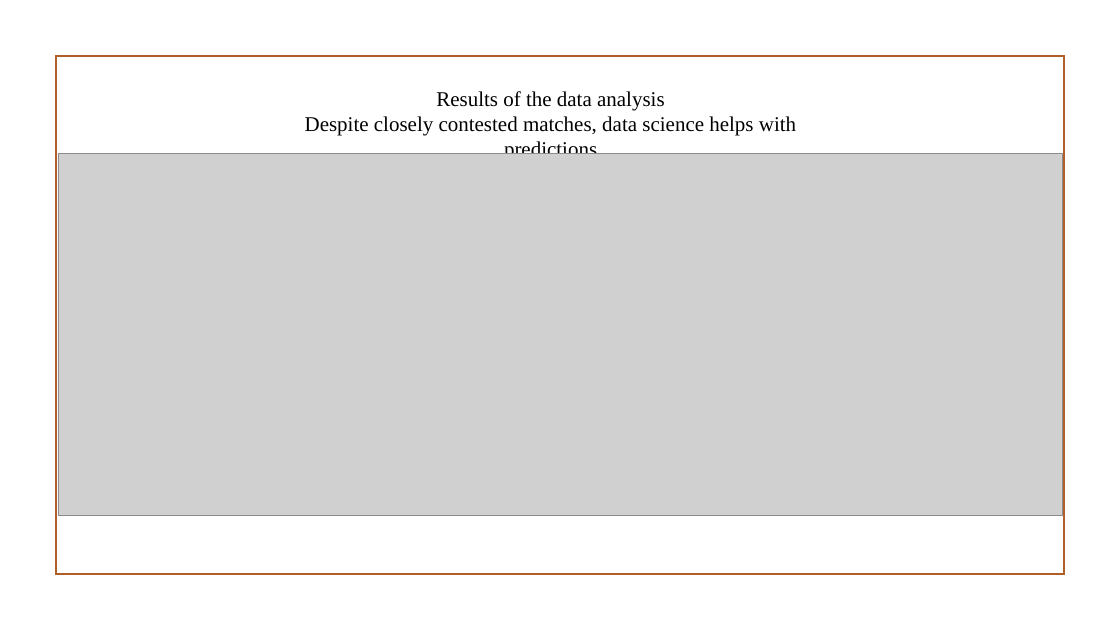
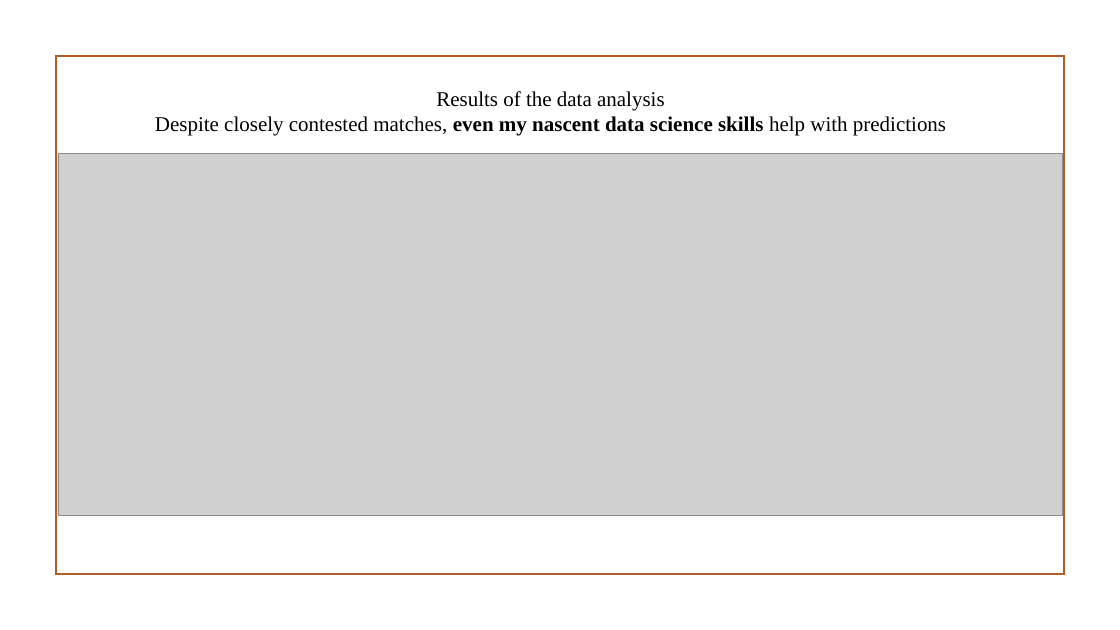
Before and after one commit to asahay001/springboardIntro, a slide deck: slide 15 of CapstoneFinalPresentation_IPLT20CricketPredictions.pptx. Drawn at 1120x630 pixels with LibreOffice and Linux fonts; fonts in the diff are those of the drawing; grey boxes stand for pictures; background and template pictures are left out. Boxes give left, top, right and bottom in pixels: in the first picture for what was removed or moved away, otherwise in the second. Text is boxed around its words. In the diff, an @@ line names an element or a change of style, - is before the commit and + after.

Commit message:
1. Highlighted portions of the deck to cover in presentation 2. Fixed 26th over winner prediction paramaters in Excel

```diff
--- a/CapstoneFinalPresentation_IPLT20CricketPredictions.pptx
+++ b/CapstoneFinalPresentation_IPLT20CricketPredictions.pptx
@@ text "Results of the data analysis": place and size @@
-text "Results of the data analysis" at [305, 91, 796, 136]
+text "Results of the data analysis" at [155, 91, 946, 136]
@@ text at [155, 116, 946, 136]: text changed @@
-Despite closely contested matches, data science helps with predictions
+Despite closely contested matches, even my nascent data science skills help with predictions
```
Also in this commit, not shown: 15 other slides changed, 1 slide added, 1 other file.
